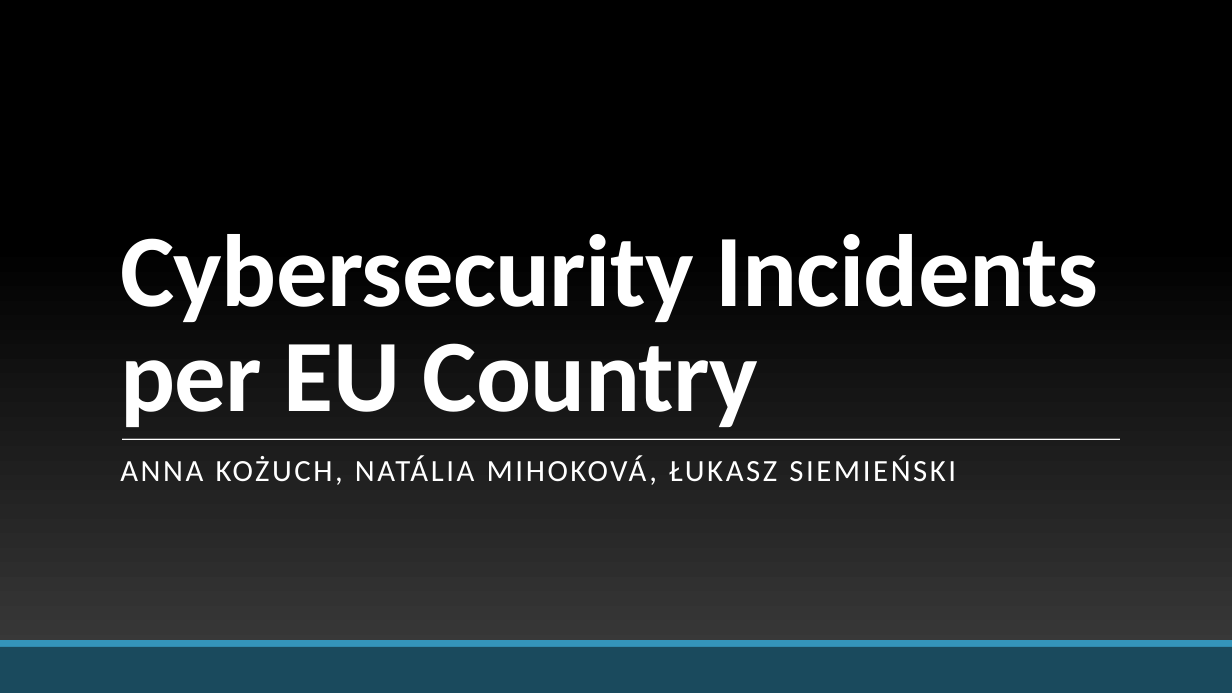
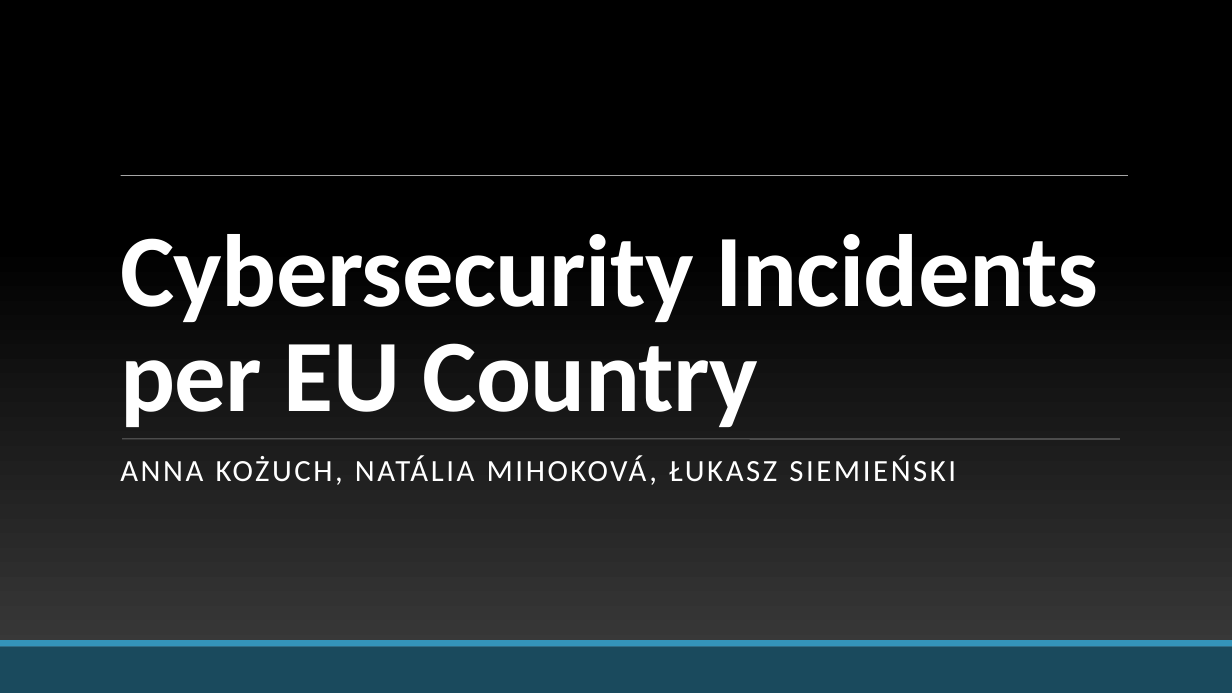
Before and after one commit to KozA777/cyber_project, a slide deck: slide 1 of FINAL_PRESENTATION.pptx. Drawn at 1232x693 pixels with LibreOffice and Linux fonts; fonts in the diff are those of the drawing; background and template pictures are left out. Boxes give left, top, right and bottom in pixels: in the first picture for what was removed or moved away, otherwise in the second. Text is boxed around its words. In the diff, an @@ line names an element or a change of style, - is before the commit and + after.

```diff
--- a/FINAL_PRESENTATION.pptx
+++ b/FINAL_PRESENTATION.pptx
@@ line added from (121, 176) to (1128, 176), #FFFFFF 0.5 pt @@
@@ line (122, 439) - (1120, 439): stroke #FFFFFF 0.5 pt to #000000 0.5 pt @@
```
Also in this commit, not shown: 19 other slides changed, 7 slides added, 5 slides removed.
